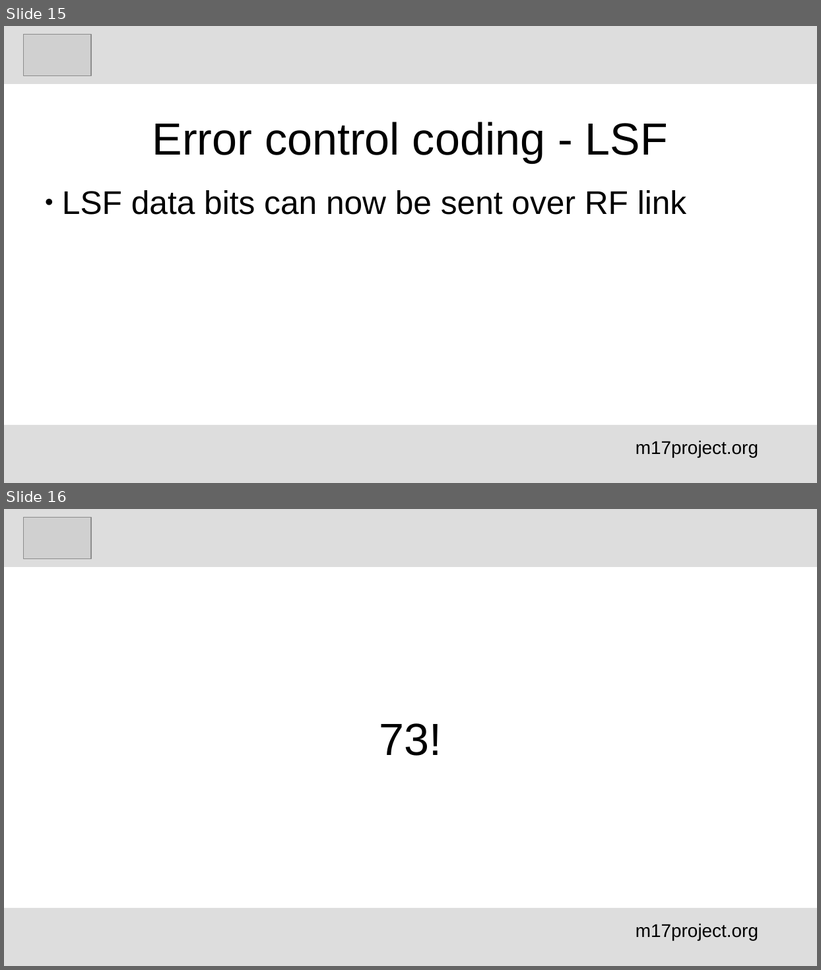
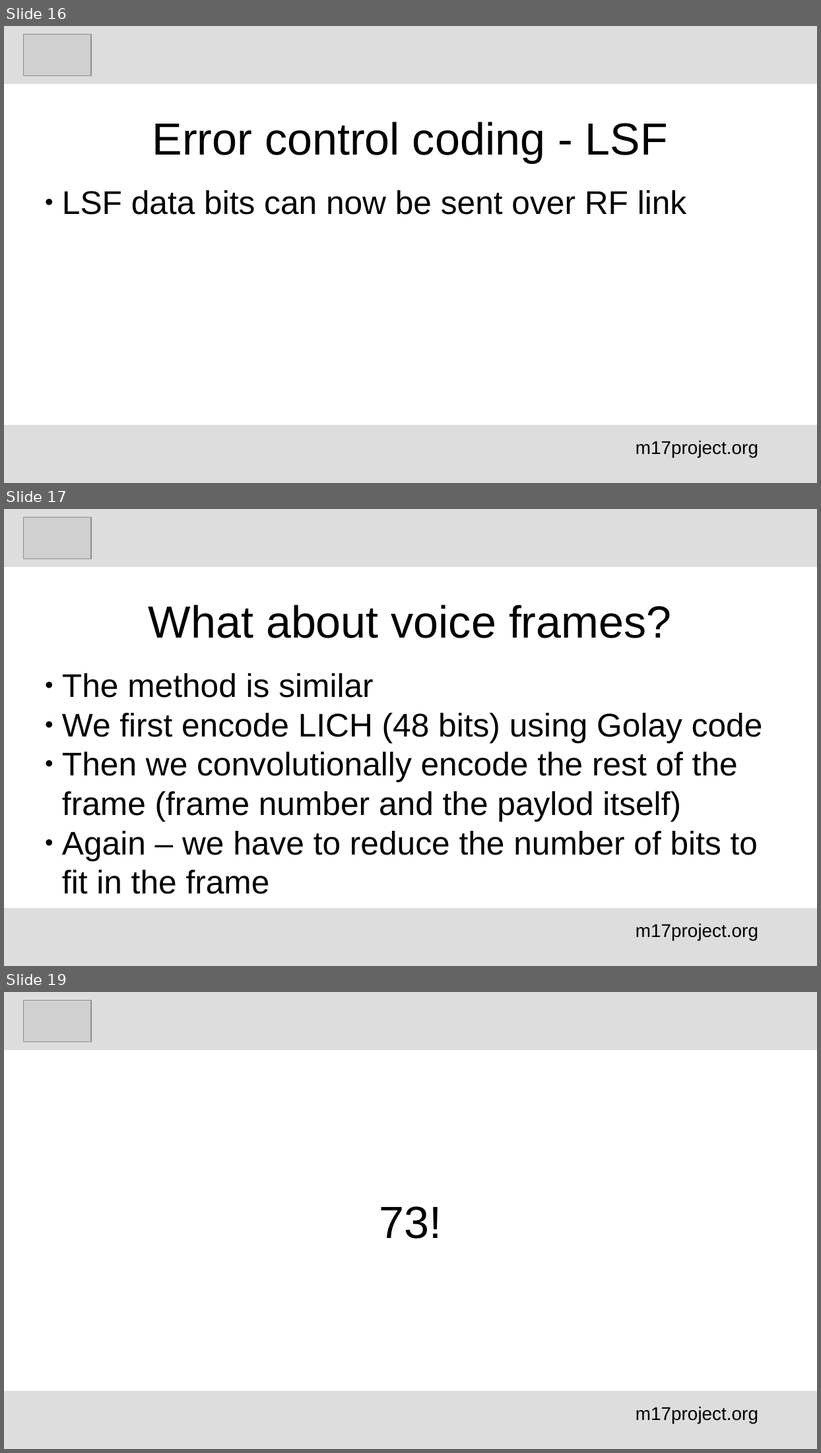
Before and after one commit to M17-Project/M17_education, a slide deck: English/M17_error control_schemes_en.odp. Shown one above the other, each under a label of ours: slides 15 and 16 before the commit, slides 16, 17 and 19 after it; the slides between them are not shown. The pictures are 821x970 and 821x1453 pixels, drawn with LibreOffice and Linux fonts; fonts in the diff are those of the drawing; grey boxes stand for pictures. Boxes give left, top, right and bottom in pixels: in the first picture for what was removed or moved away, otherwise in the second. Text is boxed around its words. In the diff, an @@ line names an element or a change of style, - is before the commit and + after.

```diff
--- a/English/M17_error control_schemes_en.odp
+++ b/English/M17_error control_schemes_en.odp
@@ slide 17 added at box(4, 509, 817, 966), background #FFFFFF @@
@@ rectangle added at box(4, 509, 817, 567), fill #DDDDDD @@
@@ picture added at box(23, 517, 91, 559) @@
@@ title added at box(149, 605, 672, 638), 44 pt, text #000000 @@
+What about voice frames?
@@ subtitle added at box(62, 673, 763, 894), 32 pt, text #000000 @@
+● The method is similar
+● We first encode LICH (48 bits) using Golay code
+● Then we convolutionally encode the rest of the frame (frame number and the paylod itself)
+● Again – we have to reduce the number of bits to fit in the frame
@@ rectangle added at box(4, 908, 817, 966), fill #DDDDDD @@
@@ text added at box(636, 923, 758, 941), 18 pt, text #000000 @@
+m17project.org
@@ what was slide 15 is now slide 16 @@
@@ what was slide 16 is now slide 19 @@
```
Also in this commit, not shown: 2 slides changed, 2 other slides added, 1 other file.
